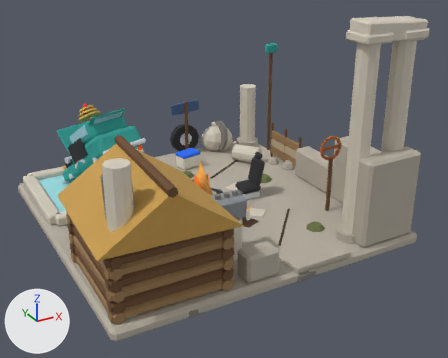
What one commit did to the FBX model client/CultOfComfort.Unity/Assets/Resources/Art/Models/hearth_l2.fbx.
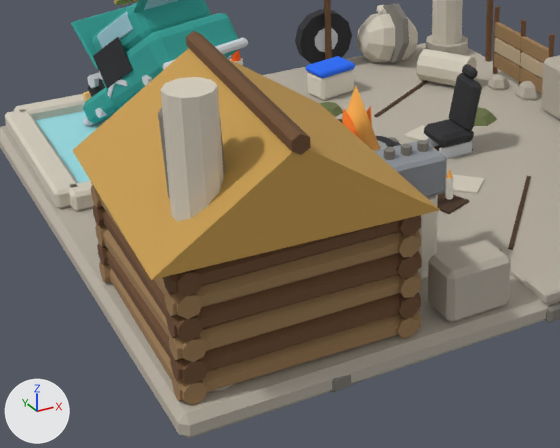
The first picture shows the older version from a camera (50 mm lens) standing at (-3.12, -6.25, 3.56) and looking at (0.1, -0.4, 0.64). The close-ups show the older and then the newer version on the part from 5% to 68% of the width and 33% to 97% of the height of that picture. Only the edits that show in the close-ups are written down. The axes (+X, +Y, +Z) are drawn at lower left. The lights are the same throughout. Where no turn or scale is listed for an object, it has been applied to the vertices. Vertices at exactly the same position are counted once.

Names of what the first close-up shows: 'BonnetUp', 'Fire', 'PoolWater', 'Ruin', 'TimeMachine' and 1 more.
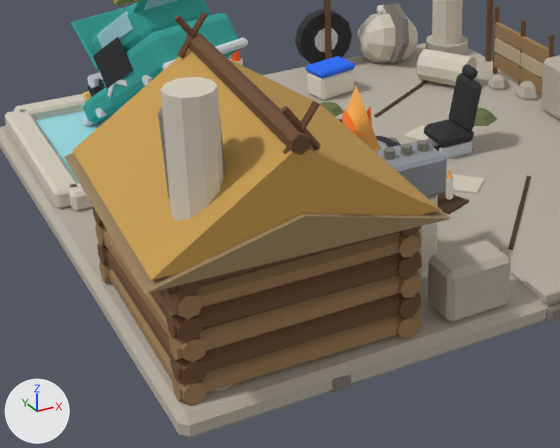
The change, as a diff of the scene's bpy script:
```diff
--- a/client/CultOfComfort.Unity/Assets/Resources/Art/Models/hearth_l2.fbx.py
+++ b/client/CultOfComfort.Unity/Assets/Resources/Art/Models/hearth_l2.fbx.py
@@ me_ruin @@
 # used by ob_ruin; location = (0.0, 0.0, 0.0)
-me_ruin.from_pydata(...)  # 2763 vertices, 2534 faces; spans x -1.89..1.9, y -1.87..1.87, z 0.0..2.56
+me_ruin.from_pydata(...)  # 2809 vertices, 2567 faces; spans x -1.93..1.9, y -1.91..1.87, z 0.0..2.56
+# me_ruin part 1: the loose piece of 6 vertices spanning x -1.89..-0.45, y -1.87..-0.39, z 0.86..1.34 is copied, and the copy is scaled about its middle by (1.06, 1.04, 0.4), then moved by (0.0, 0.0, -0.18); it spans x -1.93..-0.41, y -1.91..-0.35, z 0.82..1.01
+# me_ruin part 2: the loose piece of 10 vertices spanning x 1.66..1.7, y 0.28..0.32, z 0.14..0.67 is copied, and the copy is multiplied about its middle by the matrix ((0.404, 0.017, 0.283), (-0.014, 0.493, -0.01), (-0.283, 0.0, 0.404)), then moved by (-2.85, -0.75, 0.99); it spans x -1.26..-1.08, y -0.47..-0.43, z 1.28..1.52
+# me_ruin part 3: the loose piece of 10 vertices spanning x 1.66..1.7, y 0.28..0.32, z 0.14..0.67 is copied, and the copy is multiplied about its middle by the matrix ((0.404, 0.017, -0.283), (-0.014, 0.493, 0.01), (0.283, 0.0, 0.404)), then moved by (-2.85, -0.75, 0.99); it spans x -1.26..-1.08, y -0.47..-0.43, z 1.28..1.52
+# me_ruin part 4: the loose piece of 10 vertices spanning x 1.66..1.7, y 0.28..0.32, z 0.14..0.67 is copied, and the copy is multiplied about its middle by the matrix ((0.404, 0.017, 0.283), (-0.014, 0.493, -0.01), (-0.283, 0.0, 0.404)), then moved by (-2.85, -2.11, 0.99); it spans x -1.26..-1.08, y -1.83..-1.79, z 1.28..1.52
+# me_ruin part 5: the loose piece of 10 vertices spanning x 1.66..1.7, y 0.28..0.32, z 0.14..0.67 is copied, and the copy is multiplied about its middle by the matrix ((0.404, 0.017, -0.283), (-0.014, 0.493, 0.01), (0.283, 0.0, 0.404)), then moved by (-2.85, -2.11, 0.99); it spans x -1.26..-1.08, y -1.83..-1.79, z 1.28..1.52
 me_ruin.materials.append(mat_palette)
```

Where the change shows, as pixel boxes [x1, y1, x2, y2] in the close-ups (560 x 448 px):
part 1 of me_ruin, added
    after: [64, 107, 451, 294]
part 2 of me_ruin, added
    after: [177, 12, 207, 58]
part 3 of me_ruin, added
    after: [175, 15, 197, 38]
part 4 of me_ruin, added
    after: [283, 101, 320, 154]
part 5 of me_ruin, added
    after: [281, 106, 321, 150]
